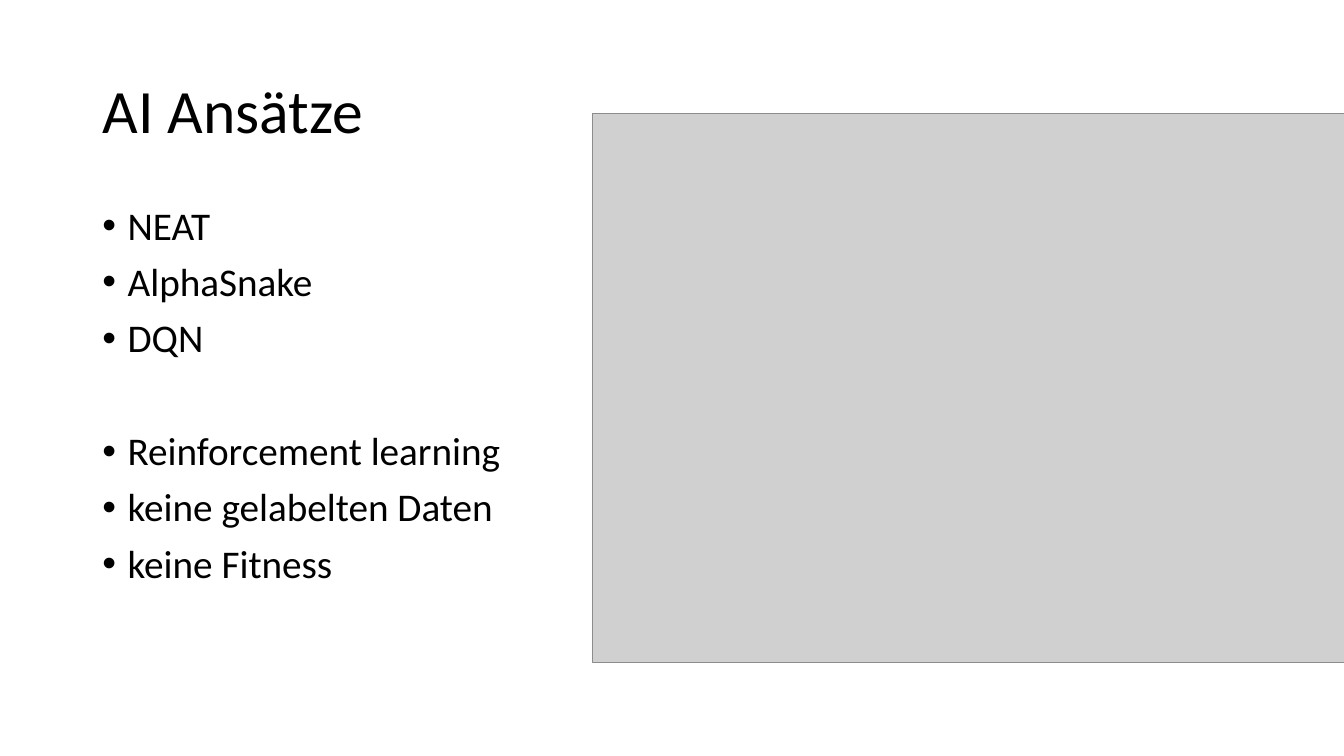
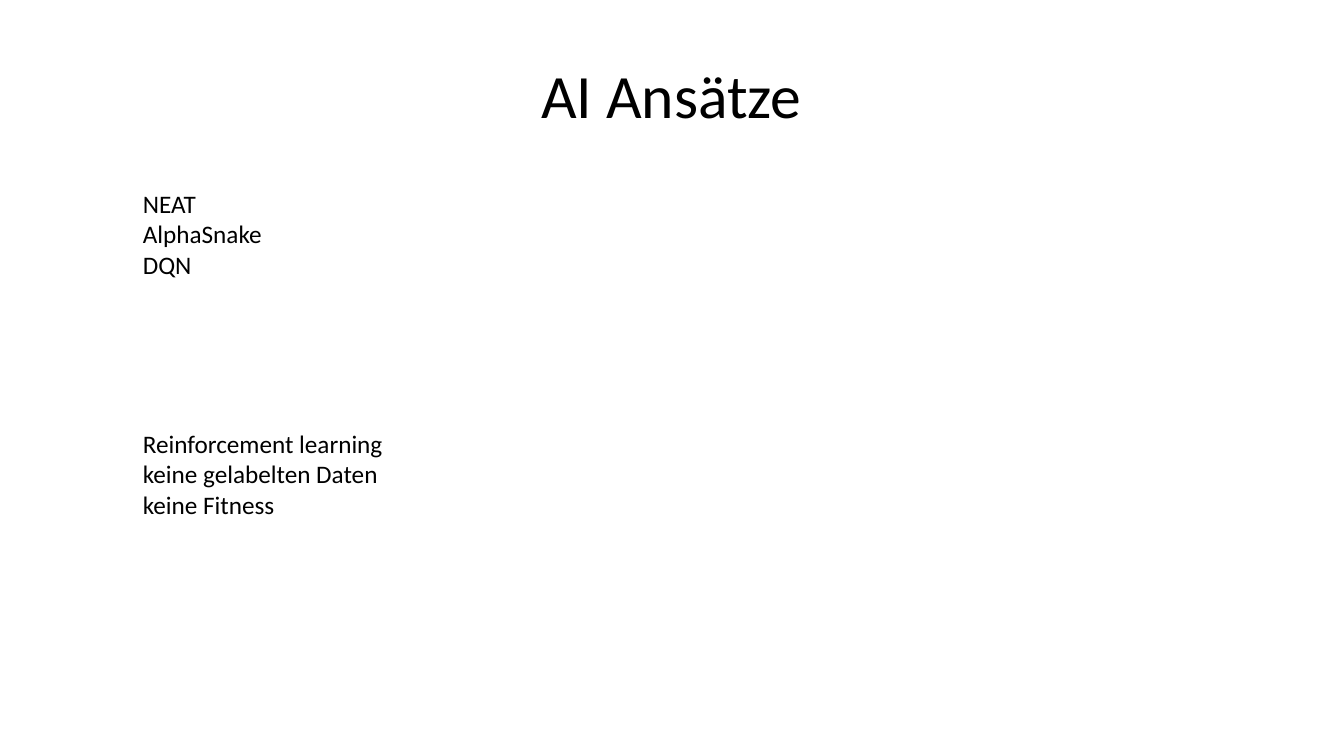
Before and after one commit to NeuralLourdes/hackatron, a slide deck: slide 3 of präse/Team Brustkrebs.pptx. Drawn at 1344x756 pixels with LibreOffice and Linux fonts; fonts in the diff are those of the drawing; grey boxes stand for pictures; background and template pictures are left out. Boxes give left, top, right and bottom in pixels: in the first picture for what was removed or moved away, otherwise in the second. Text is boxed around its words. In the diff, an @@ line names an element or a change of style, - is before the commit and + after.

```diff
--- a/präse/Team Brustkrebs.pptx
+++ b/präse/Team Brustkrebs.pptx
@@ text "AI Ansätze": place and size @@
-text "AI Ansätze" at [102,92,363,134]
+text "AI Ansätze" at [541,77,801,119]
@@ text "AI Ansätze" at [541,77,801,119]: line spacing 0.9 to 1; vertical alignment middle to top @@
@@ picture removed at [593,113,1344,662] @@
@@ text added at [143,196,262,278], 18 pt, text #000000 @@
+NEAT
+AlphaSnake
+DQN
@@ text at [128,215,313,358]: paragraphs removed @@
-• NEAT
-• AlphaSnake
-• DQN
@@ text "Reinforcement learning": place and size @@
-text "Reinforcement learning" at [128,215,500,579]
+text "Reinforcement learning" at [143,435,382,515]
@@ text "Reinforcement learning" at [143,435,382,515]: size 28 to 18 pt; bullet • to none; line spacing 0.9 to 1; less space between paragraphs @@
```
Also in this commit, not shown: 3 other slides changed, 3 other files.
